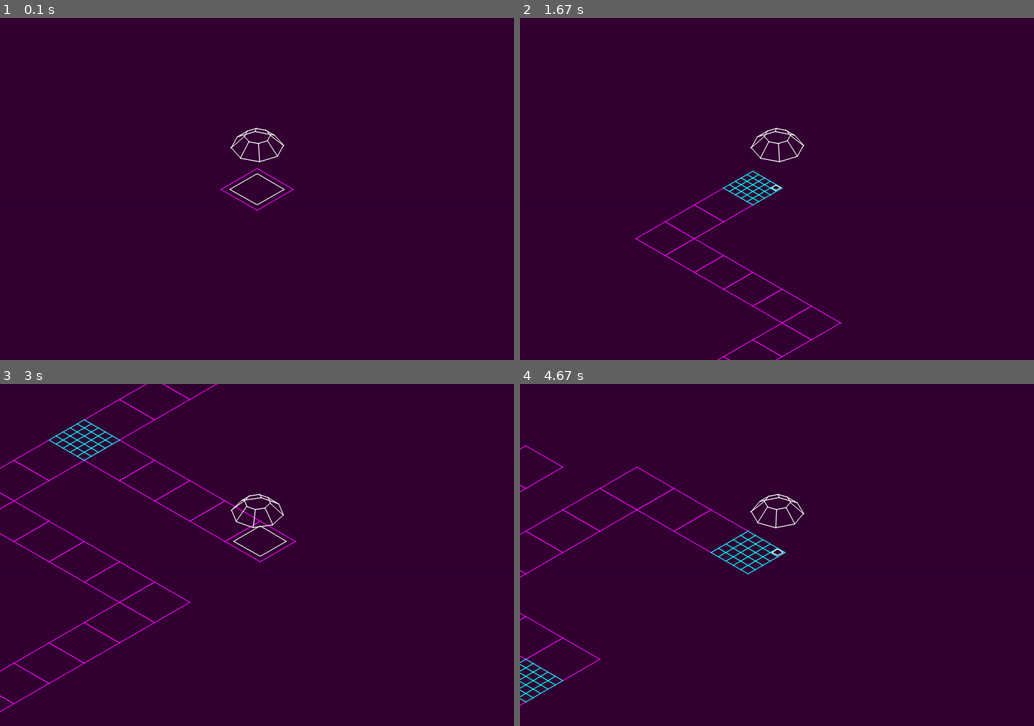
Above: before the commit, frames 1-4 (two rows, left to right).
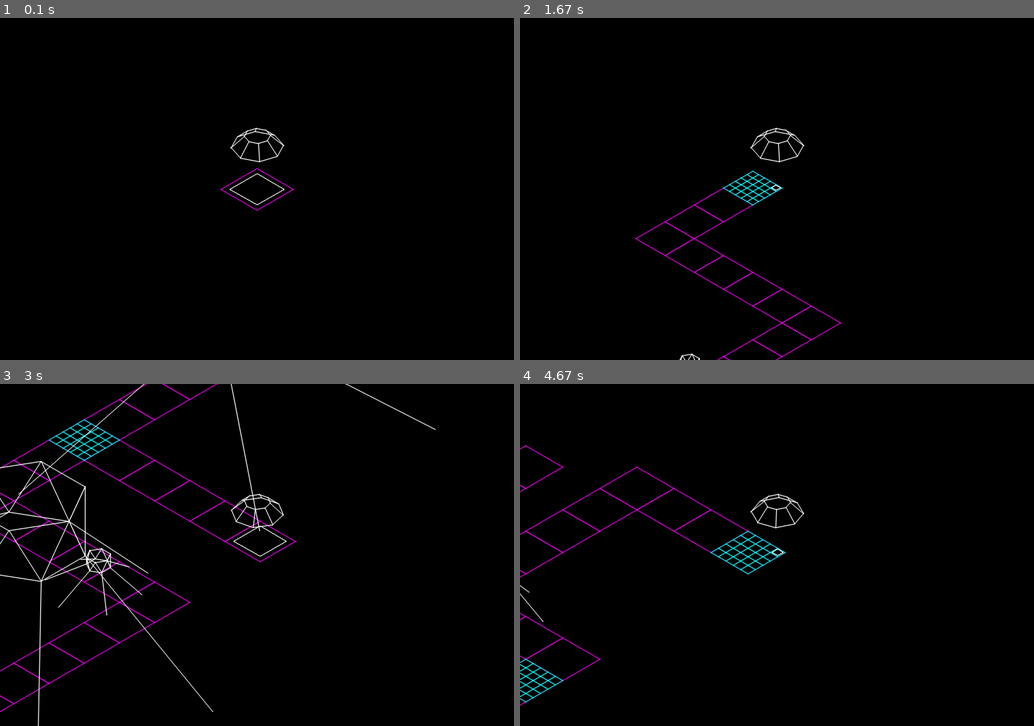
Above: after the commit, the same moments.

Repository: MathewKJ2048/pygame-jam-spring-2025
Game: pygame game, started from src/main.py
Two runs of this game, one before a commit and one after it. Both use one fixed random seed, a clock stepped at 60 frames per second and the inputs below.
Inputs:
- Up to frame 1 (0.1 s): no input
- Up to frame 2 (1.67 s): tap B at 0.33, 0.82 s; hold Right 0.67-1.13 s; hold Up 1.17-1.47 s; hold Right from 1.5 s (still down); tap S at 1.65 s
- Up to frame 3 (3 s): release Right at 1.97 s; hold Left 2-2.53 s; tap B at 2.15 s; hold Down 2.57-2.87 s; hold Left from 2.9 s (still down)
- Up to frame 4 (4.67 s): tap S at 3.05, 4.55 s; release Left at 3.3 s; hold Up 3.33-3.7 s; tap B at 3.48 s; hold Right 3.73-4.37 s; hold Down from 4.4 s (still down)

The runs differ from the first frame. In frame 1, 100% of the frame differs, in the area x 0-100%, y 0-100%; in frame 2, 99%; in frame 3, 99%; in frame 4, 99%.

Commit message:
crude walking bug

Diff:
--- a/src/bug.py
+++ b/src/bug.py
@@ -1 +1,40 @@
 from conf import *
+from object import *
+
+class Bug(PlacedObject):
+	def __init__(self):
+		super().__init__()
+		self.v = I
+		self.time = 0
+		self.target = None
+		self.leg_positions_relative = [unit_vector3(i*math.pi/3) for i in range(6)]
+	def evolve(self,dt):
+		self.chase_target()
+		self.r = self.r+self.v*dt*self.size()
+		self.time+=dt
+		self.legs_slide_back(dt)
+		self.steps()
+	def legs_slide_back(self,dt):
+		change = Vector3(*self.v*dt,0)
+		self.leg_positions_relative = [r - change for r in self.leg_positions_relative]
+	def steps(self):
+		ideal_relative_leg_positions = [unit_vector3(i*math.pi/3) for i in range(6)]
+		for i in range(6):
+			diff = ideal_relative_leg_positions[i]-self.leg_positions_relative[i]
+			if diff.length()>GAIT:
+				self.leg_positions_relative[i] = ideal_relative_leg_positions[i]
+
+	def chase_target(self):
+		if not self.target:
+			return
+		diff_r = self.target.r - self.r
+		if diff_r.length()==0:
+			return
+		self.v = self.v.length()*diff_r.normalize()
+	def get_lines(self):
+		base = [K3/2+unit_vector3(i*math.pi/3)/4 for i in range(6)]
+		top = [3*K3/4+unit_vector3(i*math.pi/3 + math.pi/6)/4 for i in range(6)]
+		forward_connections = [(base[i],top[i]) for i in range(6)]
+		backward_connections = [(top[i],base[(i+1)%6]) for i in range(6)]
+		legs = [(base[i],self.leg_positions_relative[i]) for i in range(6)]
+		return make_pair_list(base)+make_pair_list(top)+forward_connections+backward_connections+legs
--- a/src/conf.py
+++ b/src/conf.py
@@ -27,14 +27,15 @@
 WIDTH = 1200
 HEIGHT = 800
 
-ERROR_X = WIDTH/10
-ERROR_Y = HEIGHT/10
+ERROR_X = WIDTH
+ERROR_Y = HEIGHT
 XMIN = -ERROR_X
 YMIN = -ERROR_Y
 XMAX = WIDTH+ERROR_X
 YMAX = HEIGHT+ERROR_Y
 
 BUILDER_ANGULAR_VELOCITY = 1
+GAIT = 0.5
 
 SUBDIVISION = 5
 
@@ -60,3 +61,10 @@
 	for i in range(len(base_list)):
 		pair_list.append((base_list[i],base_list[(i+1)%len(base_list)]))
 	return pair_list
+
+def lerp_approach(current,target,rate,dt): # returns new target
+	change = rate*dt
+	diff =  (target-current)
+	if abs(diff)<=change:
+		return target
+	return current + (change*diff/abs(diff))
--- a/src/engine.py
+++ b/src/engine.py
@@ -1 +1,7 @@
 from conf import *
+from object import *
+
+class Engine(PlacedObject):
+	energy_rate = 1
+	def get_energy(dt):
+		return Engine.energy_rate*dt
--- a/src/game.py
+++ b/src/game.py
@@ -1,6 +1,7 @@
 from conf import *
 from builder import *
 from space import *
+from bug import *
 
 
 class Game:
@@ -18,11 +19,18 @@
 		return SUBDIVISION**(self.camera_level)
 
 	def evolve(self,dt):
+
 		self.builder.evolve(dt)
-		self.builder.set_parent(self.get_current_space())
+		self.builder.set_parent(self.get_current_space(self.builder))
 		self.init_space_at_builder()
+
+		for o in self.objects:
+			o.evolve(dt)
+			if type(o)==Bug:
+				o.set_parent(self.get_current_space(o))
+
 		target = self.builder.level-1
-		self.camera_level += (target-self.camera_level)*dt
+		self.camera_level = lerp_approach(self.camera_level,target,abs(self.camera_level-target),dt)
 		self.camera = self.builder.r.copy()
 		log("game level",self.camera_level)
 
@@ -30,11 +38,11 @@
 		self.running = False
 
 
-	def get_current_space(self):
+	def get_current_space(self,o):
 		level = -1
 		space = None
 		for s in self.spaces:
-			if s.contains(self.builder) and s.level > level:
+			if s.contains(o) and s.level > level:
 				space = s
 				level = s.level
 		return space
@@ -42,12 +50,22 @@
 
 	def expand(self):
 
-		space = self.get_current_space()
+		space = self.get_current_space(self.builder)
 		if not space:
 			return
 		space.subdivide()
 		for c in space.children:
 			self.spaces.append(c)
+
+	def place_bug(self):
+		space = self.get_current_space(self.builder)
+		if not space:
+			return
+		b = Bug()
+		b.r = self.builder.r.copy()
+		b.set_parent(space)
+		b.target = self.builder
+		self.objects.append(b)
 
 
 	def builder_in_space(self):
--- a/src/main.py
+++ b/src/main.py
@@ -22,6 +22,8 @@
 				if event.key == pygame.K_s:
 					log("press")
 					game.expand()
+				if event.key == pygame.K_b:
+					game.place_bug()
 
 		pressed_keys = pygame.key.get_pressed()
 		game.builder.v = Vector2(0,0)
--- a/src/render.py
+++ b/src/render.py
@@ -97,17 +97,17 @@
 
 def render(game):
 	surface = pygame.Surface((WIDTH,HEIGHT))
-	surface.fill(darken(MAGENTA,0.2))
+	surface.fill(BACKGROUND)
 
 	def filter_list_objects(lobj):
 		filtered = []
 		for o in lobj:
-			if o.level <= game.camera_level+2:
+			if o.level <= game.camera_level+3:
 				filtered.append(o)
 		return filtered
 
 	spaces = filter_list_objects(game.spaces)
-
+	objects = filter_list_objects(game.objects)
 
 	def key(s):
 		return s.level
@@ -118,6 +118,8 @@
 
 	for s in spaces:
 		render_object(surface,s,game)
+	for o in objects:
+		render_object(surface, o, game)
 	render_selection_plate(surface,game.builder,game)
 	render_builder(surface, game.builder, game)
 	return surface
